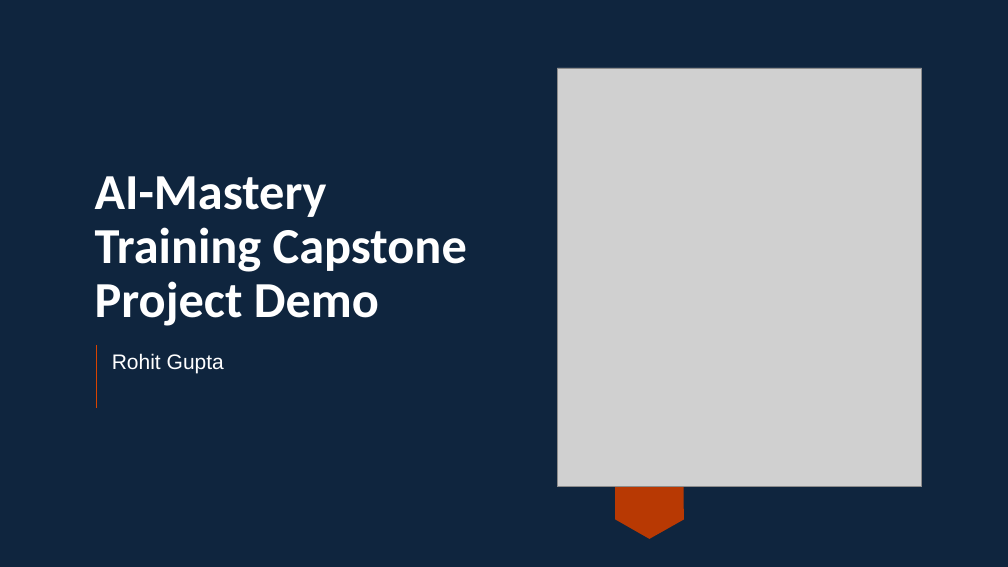
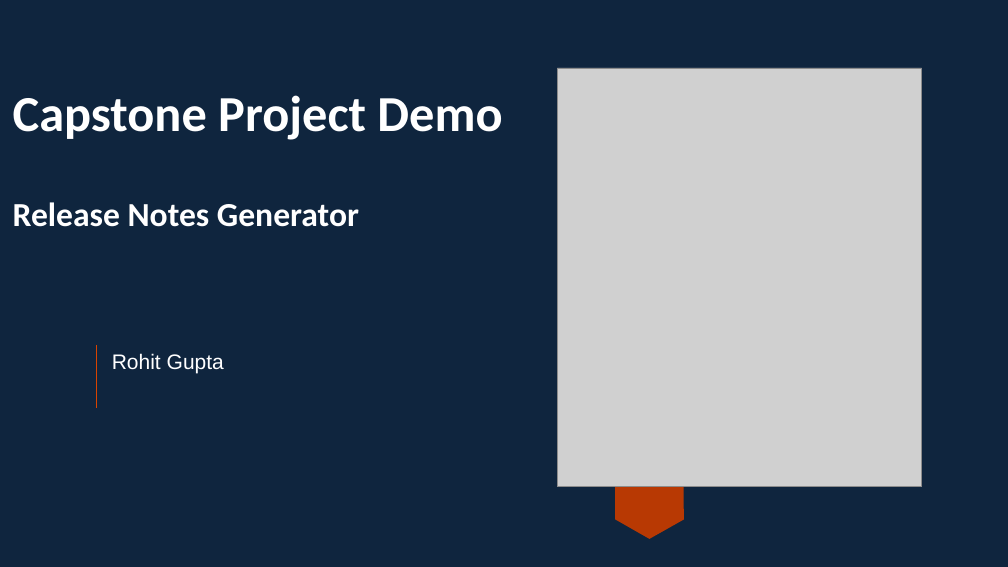
Before and after one commit to RCG1412/ai-release-notes-demo, a slide deck: slide 1 of Demo/AI-Mastery Training Capstone Project Demo.pptx. Drawn at 1008x567 pixels with LibreOffice and Linux fonts; fonts in the diff are those of the drawing; grey boxes stand for pictures; background and template pictures are left out. Boxes give left, top, right and bottom in pixels: in the first picture for what was removed or moved away, otherwise in the second. Text is boxed around its words. In the diff, an @@ line names an element or a change of style, - is before the commit and + after.

Commit message:
updated skill and demo ppt file

```diff
--- a/Demo/AI-Mastery Training Capstone Project Demo.pptx
+++ b/Demo/AI-Mastery Training Capstone Project Demo.pptx
@@ title at (13, 95, 502, 227): text changed; size 48 to 32 pt @@
-AI-Mastery Training Capstone Project Demo
+Capstone Project Demo
+Release Notes Generator
```
Also in this commit, not shown: 3 other slides changed, 5 other files.
